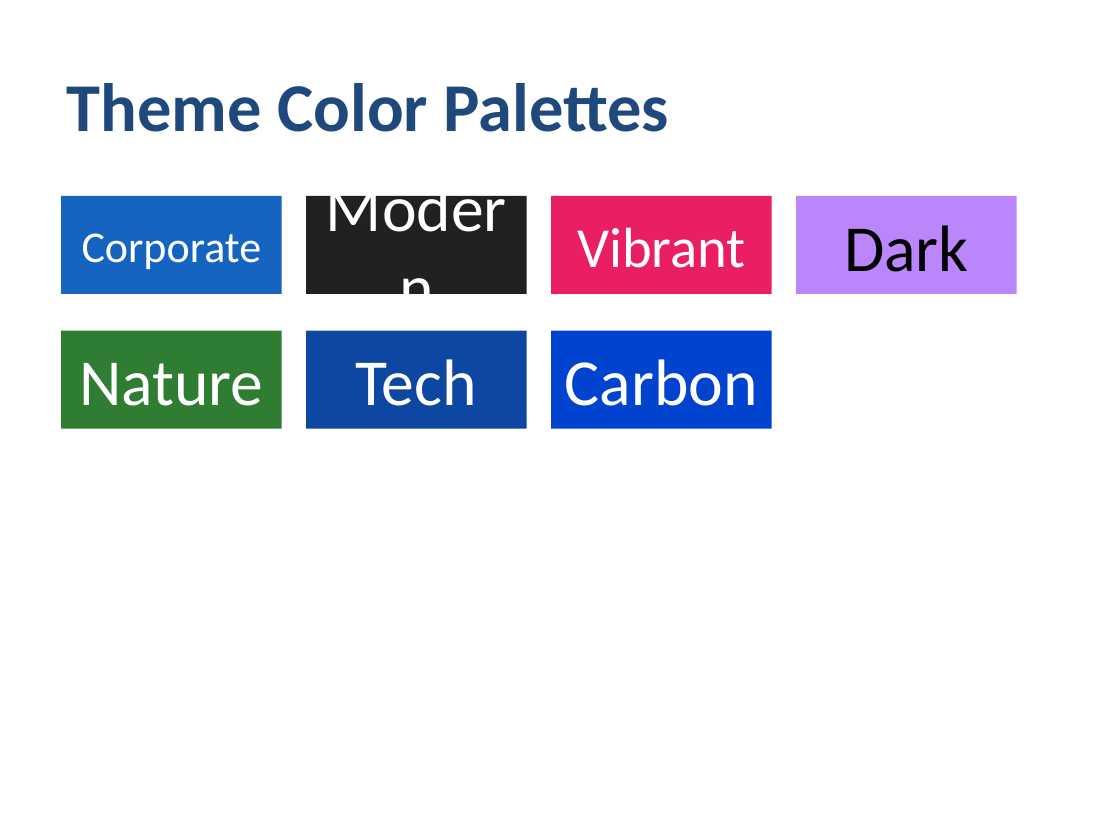
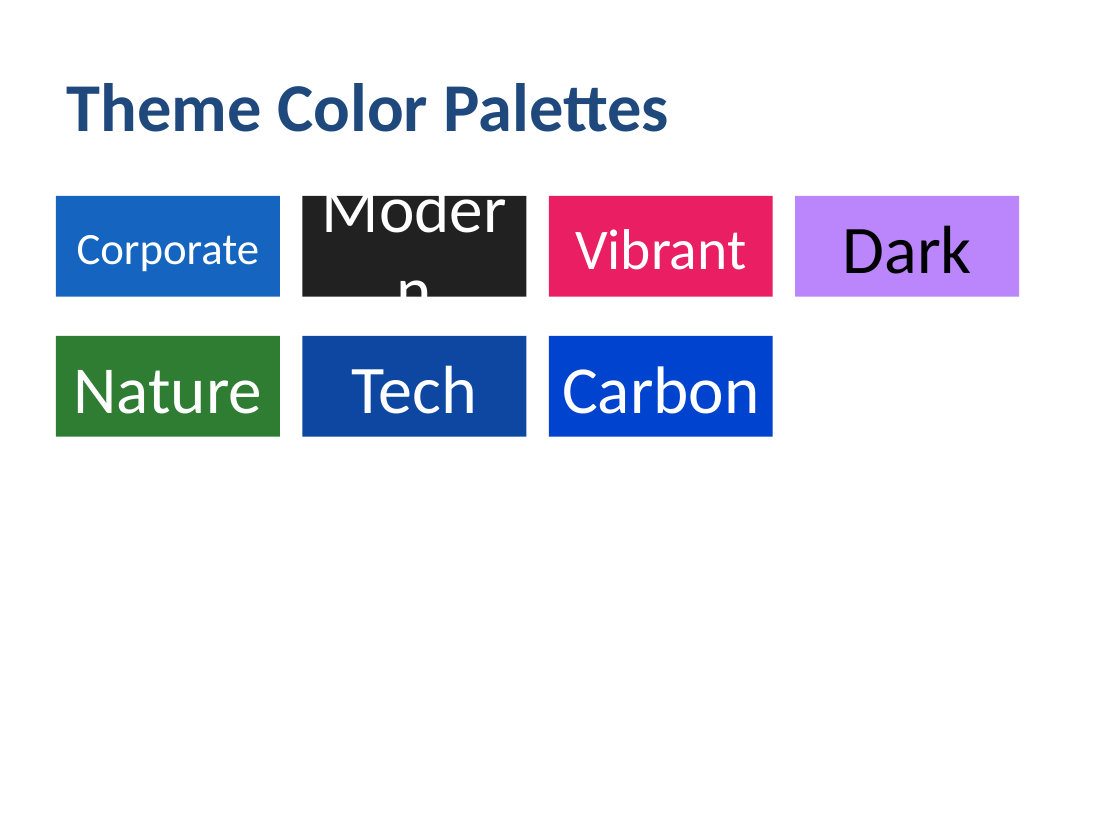
Before and after one commit to yingkitw/ppt-rs, a slide deck: slide 38 of comprehensive_demo.pptx. Drawn at 1120x840 pixels with LibreOffice and Linux fonts; fonts in the diff are those of the drawing. Boxes give left, top, right and bottom in pixels: in the first picture for what was removed or moved away, otherwise in the second. Text is boxed around its words. In the diff, an @@ line names an element or a change of style, - is before the commit and + after.

```diff
--- a/comprehensive_demo.pptx
+++ b/comprehensive_demo.pptx
@@ rectangle "Corporate": place and size @@
-rectangle "Corporate" at (62,196,282,293)
+rectangle "Corporate" at (56,196,280,297)
@@ rectangle "Corporate" at (56,196,280,297): size 28.3 to 28.8 pt @@
@@ rectangle "Modern": place and size @@
-rectangle "Modern" at (306,196,526,293)
+rectangle "Modern" at (302,196,526,297)
@@ rectangle "Vibrant": place and size @@
-rectangle "Vibrant" at (551,196,772,293)
+rectangle "Vibrant" at (549,196,773,297)
@@ rectangle "Vibrant" at (549,196,773,297): size 36.4 to 37 pt @@
@@ rectangle "Dark": place and size @@
-rectangle "Dark" at (796,196,1017,293)
+rectangle "Dark" at (795,196,1019,297)
@@ rectangle "Dark" at (795,196,1019,297): size 42.2 to 43.8 pt @@
@@ size 42.2 to 43.2 pt in 3 elements at (302,196,526,297), (549,336,773,437), (56,336,280,437) @@
@@ rectangle "Nature": place and size @@
-rectangle "Nature" at (62,330,282,428)
+rectangle "Nature" at (56,336,280,437)
@@ rectangle "Tech" at (302,336,526,437): size 42.2 to 43.8 pt @@
@@ rectangle "Tech": place and size @@
-rectangle "Tech" at (306,330,526,428)
+rectangle "Tech" at (302,336,526,437)
@@ rectangle "Carbon": place and size @@
-rectangle "Carbon" at (551,330,772,428)
+rectangle "Carbon" at (549,336,773,437)
```
Also in this commit, not shown: 21 other slides changed, 6 other files.
